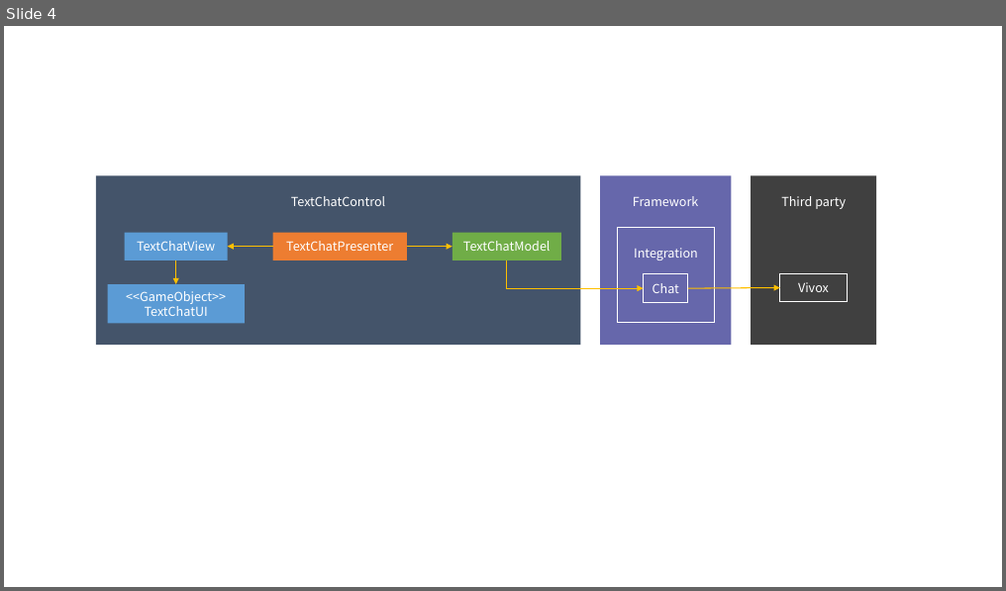
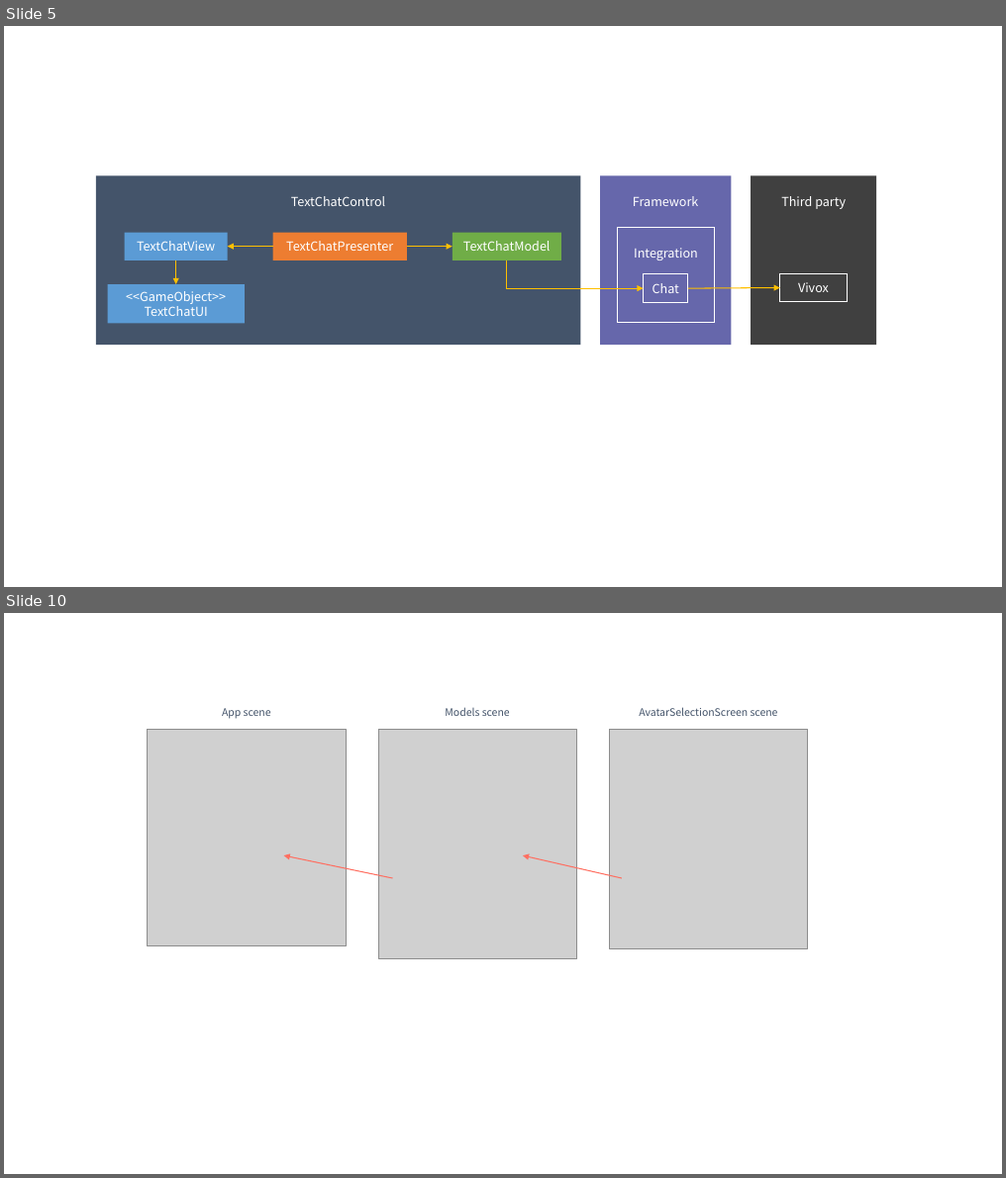
Before and after one commit to extreal-dev/Extreal.Guide, a slide deck: work/work.pptx. Shown one above the other, each under a label of ours: slide 4 before the commit, slides 5 and 10 after it; the slides between them are not shown. The pictures are 1006x591 and 1006x1178 pixels, drawn with LibreOffice and Linux fonts; fonts in the diff are those of the drawing; grey boxes stand for pictures. Boxes give left, top, right and bottom in pixels: in the first picture for what was removed or moved away, otherwise in the second. Text is boxed around its words. In the diff, an @@ line names an element or a change of style, - is before the commit and + after.

```diff
--- a/work/work.pptx
+++ b/work/work.pptx
@@ slide 10 added at [4,613,1002,1174], background #FFFFFF @@
@@ picture added at [147,729,346,947] @@
@@ text added at [222,708,271,719], 10 pt, text #44546A @@
+App scene
@@ picture added at [379,729,576,959] @@
@@ text added at [445,707,510,716], 10 pt, text #44546A @@
+Models scene
@@ picture added at [610,729,807,949] @@
@@ text added at [639,707,778,716], 10 pt, text #44546A @@
+AvatarSelectionScreen scene
@@ arrow added from (392, 878) to (284, 856), #FF6F61 1 pt @@
@@ arrow added from (622, 878) to (523, 856), #FF6F61 1 pt @@
@@ what was slide 4 is now slide 5 @@
```
Also in this commit, not shown: 6 other slides added, 12 other files.
